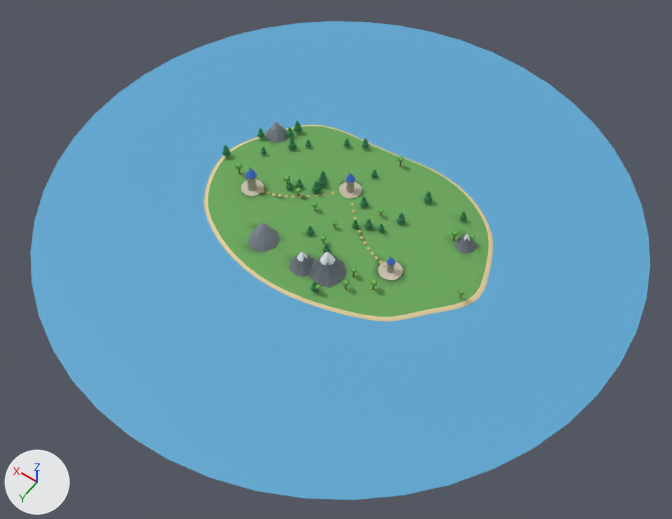
The glTF model assets/models/worldmap.glb as it was, and as the next commit left it.
Rendered twice from a camera (50 mm lens) standing at (-25.5, 36.2, 51.1) and looking at (-1.8, 3.0, -1.1). The axes (+X, +Y, +Z) are drawn at lower left. The lights are the same throughout. The older version comes first. Where no turn or scale is listed for an object, it has been applied to the vertices. Vertices at exactly the same position are counted once.

Names of what the first picture shows: 'Island'.
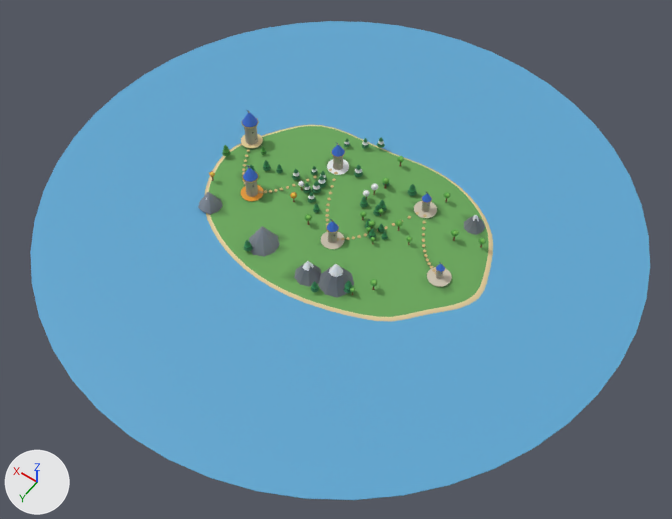
Diff of the bpy script that builds the scene:
```diff
--- a/assets/models/worldmap.glb.py
+++ b/assets/models/worldmap.glb.py
@@ me_island @@
 # used by ob_island; location = (0.0, 0.0, 0.0)
-me_island.from_pydata(...)  # 8971 vertices, 16908 faces; spans x -22.0..22.0, y -22.0..22.0, z -0.2..2.5
+me_island.from_pydata(...)  # 13154 vertices, 24794 faces; spans x -22.0..22.0, y -22.0..22.0, z -0.2..3.4
+# me_island part 1: a new loose piece, a 9-sided cone pointing to +z spanning x -4.7..-2.2, y 4.1..6.7, z 0.1..2.1, in mat_tg_palette
+# me_island part 2: the loose piece of 10 vertices spanning x -3.0..-2.0, y 4.5..5.5, z 1.5..2.3 is moved by (-1.0, 0.4, -0.1)
+# me_island part 3: the loose piece of 10 vertices spanning x -1.8..0.2, y 4.7..6.6, z 0.1..1.7 is moved by (-0.8, 0.4, 0.0)
+# me_island part 4: the loose piece of 10 vertices spanning x -1.2..-0.4, y 5.2..6.0, z 1.1..1.7 is moved by (-0.8, 0.4, 0.0)
+# me_island part 5: the loose piece of 10 vertices spanning x 1.6..4.0, y 4.2..6.5, z 0.1..2.0 is moved by (-0.2, 0.3, 0.0)
+# me_island part 6: the loose piece of 10 vertices spanning x 7.6..9.4, y -4.4..-2.7, z 0.1..1.6 is moved by (-0.5, 8.5, 0.0)
+# me_island part 7: the loose piece of 10 vertices spanning x -9.8..-8.2, y -3.3..-1.7, z 0.1..1.4 is moved by (0.4, -1.9, 0.0)
+# me_island part 8: the loose piece of 10 vertices spanning x -9.3..-8.7, y -2.8..-2.2, z 0.9..1.4 is moved by (0.4, -1.9, 0.0)
+# me_island part 9: the loose piece of 52 vertices spanning x -4.4..-4.0, y 4.1..4.6, z 0.7..1.1 is moved by (-0.3, -5.2, 0.1)
+# me_island part 10: the loose piece of 29 vertices spanning x 6.3..6.9, y -3.3..-2.6, z 0.4..0.9 is moved by (0.2, 2.9, 0.0)
+# me_island part 11: 134 loose pieces with 4499 vertices, spanning x -11.3..9.5, y -5.0..7.1, z 0.1..2.5, are deleted
+# me_island part 12: 34 vertices moved within x -4.7..9.5, y -4.3..5.6, z 0.2..2.2; 713 vertices removed from x -4.8..9.6, y -4.4..5.8, z 0.2..2.3; 9385 vertices added at x -10.2..10.5, y -7.3..7.0, z 0.2..3.4
+# me_island part 13: 596 kept faces spanning x 1.9..10.5, y -6.5..2.0, z 0.4..1.4 get new texture (UV) coordinates
+# me_island part 14: 1265 kept faces spanning x -10.9..10.7, y -7.6..7.5, z -0.2..1.3 get new vertex colours
+# other edits to the shape of me_island do not show in these pictures
 me_island.materials.append(mat_tg_palette)
```

Changed parts and their boxes (x1, y1, x2, y2) in the pictures (672 x 519 px; the box of a moved part takes in the faces that stretch with it):
part 1 of me_island, added
    after: (318, 267, 354, 298)
part 2 of me_island, moved or reshaped
    before: (320, 252, 335, 265)
    after: (329, 264, 343, 277)
part 3 of me_island, moved or reshaped
    before: (289, 254, 314, 277)
    after: (295, 263, 321, 287)
part 4 of me_island, moved or reshaped
    before: (297, 252, 308, 262)
    after: (303, 261, 314, 271)
part 5 of me_island, moved or reshaped
    before: (248, 222, 280, 252)
    after: (249, 226, 280, 257)
part 6 of me_island, moved or reshaped
    before: (265, 122, 288, 143)
    after: (198, 192, 223, 215)
part 7 of me_island, moved or reshaped
    before: (455, 235, 477, 254)
    after: (464, 216, 485, 235)
part 8 of me_island, moved or reshaped
    before: (464, 234, 470, 241)
    after: (473, 215, 479, 221)
part 9 of me_island, moved or reshaped
    before: (350, 267, 357, 273)
    after: (396, 220, 403, 227)
part 10 of me_island, moved or reshaped
    before: (288, 145, 296, 150)
    after: (263, 166, 271, 171)
part 11 of me_island, deleted
    before: (235, 121, 467, 298)
part 12 of me_island, built on
    before: (241, 133, 363, 286)
    after: (209, 109, 485, 295)
part 13 of me_island, surface changed
    both: (222, 141, 368, 190)
part 14 of me_island, recoloured
    both: (204, 128, 489, 302)
